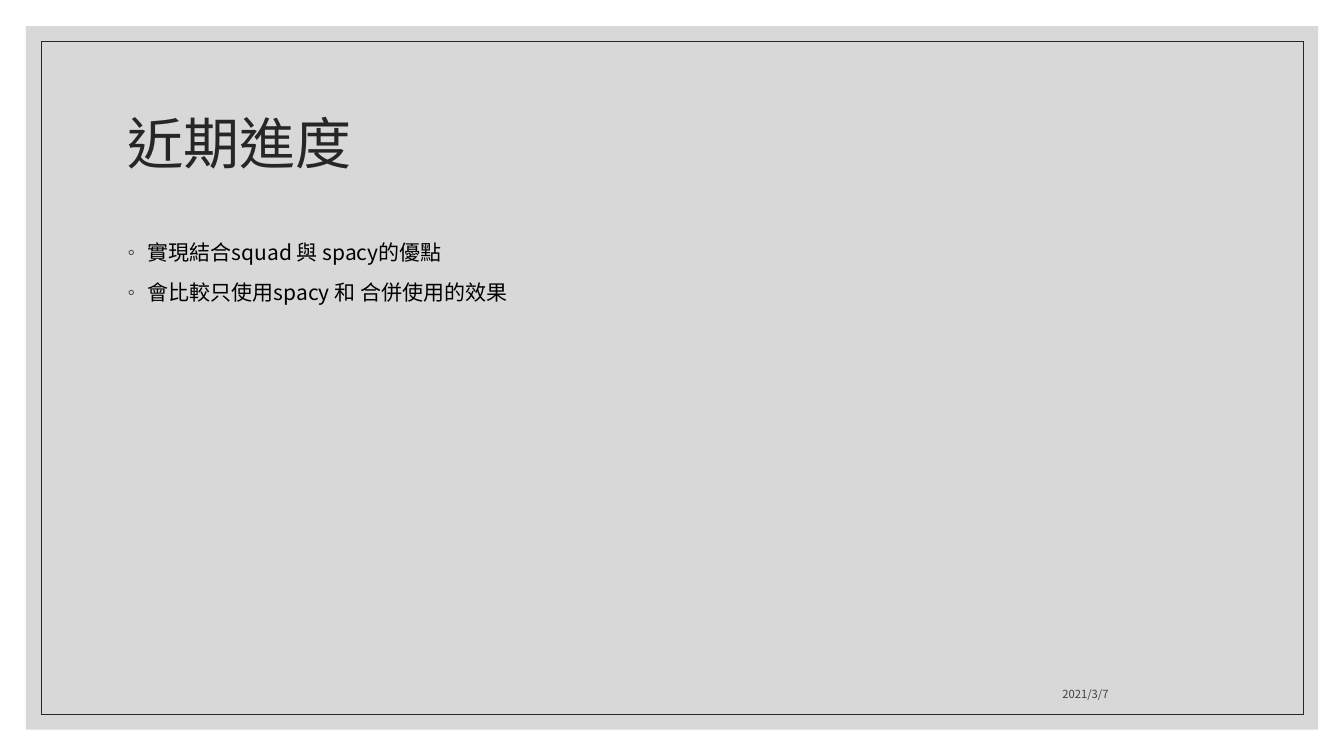
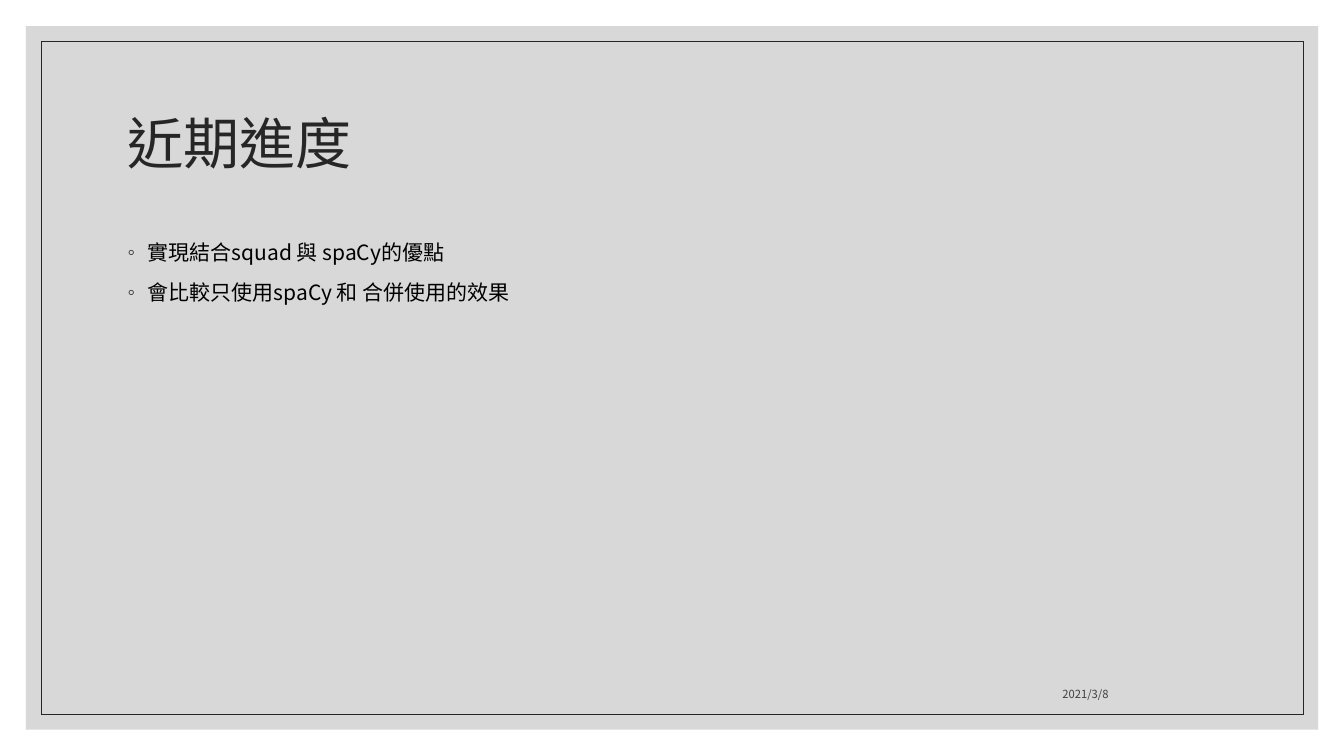
Before and after one commit to Minniemu/BERT-for-token-Classification, a slide deck: slide 2 of meeting_ppt/20210309.pptx. Drawn at 1344x756 pixels with LibreOffice and Linux fonts; fonts in the diff are those of the drawing. Boxes give left, top, right and bottom in pixels: in the first picture for what was removed or moved away, otherwise in the second. Text is boxed around its words. In the diff, an @@ line names an element or a change of style, - is before the commit and + after.

```diff
--- a/meeting_ppt/20210309.pptx
+++ b/meeting_ppt/20210309.pptx
@@ text at (148,242,510,305): text changed @@
-◦ 實現結合squad 與 spacy的優點
-◦ 會比較只使用spacy 和 合併使用的效果
+◦ 實現結合squad 與 spaCy的優點
+◦ 會比較只使用spaCy 和 合併使用的效果
@@ text at (1062,689,1108,700): text changed @@
-2021/3/7
+2021/3/8
```
Also in this commit, not shown: 10 other slides changed, 7 slides added.
